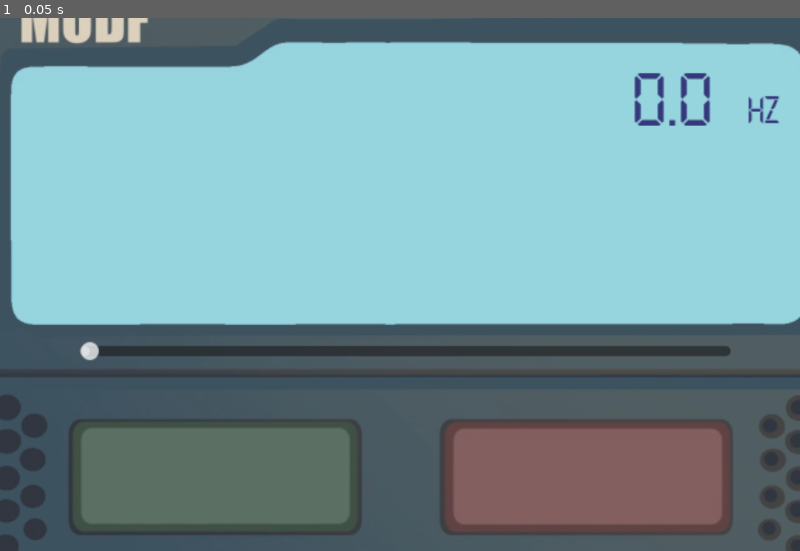
Above: before the commit, frame 1.
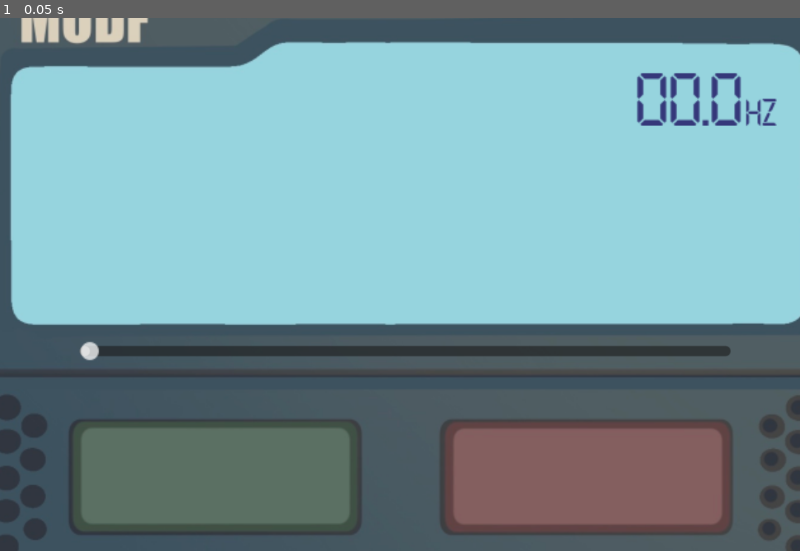
Above: after the commit, the same moment.

Repository: BecquerelBoy/EscapeRadio
Game: Godot game, scene res://Scene/Main.tscn
Two runs of this game, one before a commit and one after it. Both use one fixed random seed, a clock stepped at 60 frames per second and the inputs below. The engine's default icon, where the game draws it, is replaced by a stand-in: a white triangle on a blue panel in a dark square.
Inputs:
- Up to frame 1 (0.05 s): no input

The runs differ from the first frame. In frame 1, 0.9% of the frame differs, in the area x 79-98%, y 10-21%.

Commit message:
enigme frequence ok

Diff:
--- a/radio/Scene/Main.tscn
+++ b/radio/Scene/Main.tscn
@@ -1,9 +1,10 @@
-[gd_scene load_steps=7 format=3 uid="uid://csank5gdyhetm"]
+[gd_scene load_steps=8 format=3 uid="uid://csank5gdyhetm"]
 
 [ext_resource type="Script" path="res://Script/main.gd" id="1_7m2i7"]
 [ext_resource type="Texture2D" uid="uid://cmq752wyoexg" path="res://Assets/Djallel/kted6yas.bmp" id="2_6pmma"]
 [ext_resource type="Texture2D" uid="uid://cc23jalhx072n" path="res://Assets/Vrac/icon.svg" id="2_kg3f6"]
 [ext_resource type="FontFile" uid="uid://cmwxyvsrocy0j" path="res://Assets/Fonts/Technology.ttf" id="3_0025t"]
+[ext_resource type="Script" path="res://Scene/frequence.gd" id="3_rggcm"]
 
 [sub_resource type="LabelSettings" id="LabelSettings_x8wql"]
 font = ExtResource("3_0025t")
@@ -15,7 +16,7 @@
 font_size = 30
 font_color = Color(0.207843, 0.219608, 0.478431, 1)
 
-[node name="Node2D" type="Node2D"]
+[node name="Main" type="Node2D"]
 script = ExtResource("1_7m2i7")
 
 [node name="Radio" type="Node" parent="."]
@@ -36,24 +37,57 @@
 offset_top = 21.0
 offset_right = 258.0
 offset_bottom = 37.0
+max_value = 99.9
 step = 0.1
 ticks_on_borders = true
 
 [node name="Frequence" type="Node" parent="."]
+script = ExtResource("3_rggcm")
 
-[node name="Label" type="Label" parent="Frequence"]
-offset_left = 181.0
+[node name="Dizaine" type="Label" parent="Frequence"]
+offset_left = 183.0
 offset_top = -192.0
-offset_right = 343.0
-offset_bottom = -104.0
-text = "81.3"
+offset_right = 210.0
+offset_bottom = -132.0
+theme_override_constants/line_spacing = 1
+text = "8"
 label_settings = SubResource("LabelSettings_x8wql")
 
-[node name="Label2" type="Label" parent="Frequence"]
-offset_left = 271.0
-offset_top = -172.0
-offset_right = 311.0
-offset_bottom = -120.0
+[node name="unité" type="Label" parent="Frequence"]
+offset_left = 209.0
+offset_top = -192.0
+offset_right = 236.0
+offset_bottom = -132.0
+theme_override_constants/line_spacing = 1
+text = "8
+"
+label_settings = SubResource("LabelSettings_x8wql")
+
+[node name="dixieme" type="Label" parent="Frequence"]
+offset_left = 241.0
+offset_top = -192.0
+offset_right = 268.0
+offset_bottom = -132.0
+theme_override_constants/line_spacing = 1
+text = "8
+"
+label_settings = SubResource("LabelSettings_x8wql")
+
+[node name="point" type="Label" parent="Frequence"]
+offset_left = 234.0
+offset_top = -192.0
+offset_right = 261.0
+offset_bottom = -132.0
+theme_override_constants/line_spacing = 1
+text = ".
+"
+label_settings = SubResource("LabelSettings_x8wql")
+
+[node name="Hz" type="Label" parent="Frequence"]
+offset_left = 269.0
+offset_top = -170.0
+offset_right = 309.0
+offset_bottom = -118.0
 text = "Hz"
 label_settings = SubResource("LabelSettings_k8dir")
 
@@ -63,7 +97,7 @@
 
 [node name="win" type="Sprite2D" parent="."]
 visible = false
-z_index = 1
+z_index = 10
 position = Vector2(12.7501, 11.2499)
 scale = Vector2(9.03515, 6.07422)
 texture = ExtResource("2_kg3f6")
--- /dev/null
+++ b/radio/Scene/frequence.gd
@@ -0,0 +1,39 @@
+extends Node
+
+@onready var slider := $"../Radio/HSlider"
+@onready var dizaine := $Dizaine
+@onready var unite := $unité
+@onready var dixieme := $dixieme
+@onready var win: Sprite2D = $"../win"
+
+var timer := 0.0
+var tracking := false
+
+func _ready():
+	slider.value_changed.connect(_on_slider_value_changed)
+	_on_slider_value_changed(slider.value)  # initialise l'affichage
+	win.visible = false
+
+func _on_slider_value_changed(value: float) -> void:
+	var int_part := int(value)
+	var frac_part := int((value - int_part) * 10.0)  # dixième
+
+	dizaine.text = str((int_part / 10) % 10)
+	unite.text = str(int_part % 10)
+	dixieme.text = str(frac_part)
+
+func _process(delta: float) -> void:
+	Global.Frequence = slider.value
+	if abs(Global.Frequence - 82.3) < 0.005:
+		print("win")
+		if not tracking:
+			tracking = true
+			timer = 0.0
+		else:
+			timer += delta
+			if timer >= 1.0:
+				slider.editable = false
+				Global.ok = true
+	else:
+		tracking = false
+		timer = 0.0
--- /dev/null
+++ b/radio/Script/Global/Global.gd
@@ -0,0 +1,4 @@
+extends Node
+
+var Frequence : float
+var ok : float
--- a/radio/Script/main.gd
+++ b/radio/Script/main.gd
@@ -1,29 +1,10 @@
 extends Node2D
 
 @onready var slider: HSlider = $Radio/HSlider
-@onready var label: Label = $Frequence/Label
-@onready var win: Sprite2D = $win
-
-var timer := 0.0
-var tracking := false
 
 func _ready():
-	update_label(slider.value)
-	slider.value_changed.connect(update_label)
-	win.visible = false
+	update_value(slider.value)
+	slider.value_changed.connect(update_value)
 
-func update_label(value: float) -> void:
-	label.text = "%.1f" % value
-
-func _process(delta: float) -> void:
-	if label.text == "81.3":
-		if not tracking:
-			tracking = true
-			timer = 0.0
-		else:
-			timer += delta
-			if timer >= 1.0:
-				win.visible = true
-	else:
-		tracking = false
-		timer = 0.0
+func update_value(value: float) -> void:
+	Global.Frequence = slider.value
--- a/radio/project.godot
+++ b/radio/project.godot
@@ -15,6 +15,10 @@
 config/features=PackedStringArray("4.3", "Forward Plus")
 config/icon="res://Assets/Vrac/icon.svg"
 
+[autoload]
+
+Global="*res://Script/Global/Global.gd"
+
 [display]
 
 window/size/viewport_width=1080
